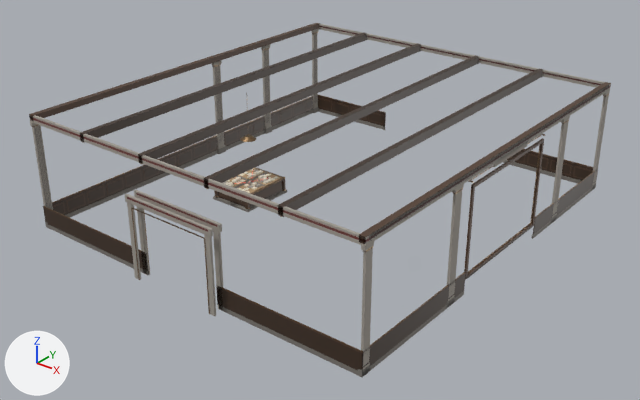
Before and after pictures for a commit that changed the glTF model public/assets/models/m5/ops.glb.
Both versions are drawn from a camera (50 mm lens) standing at (25.6, 89.9, 20.6) and looking at (0.2, 121.6, 1.0). Every picture has the same lights, and +X, +Y and +Z are marked at lower left. The picture after the commit comes second. Vertices at exactly the same position are counted once.

Objects in the first picture: 'm5_ops'.
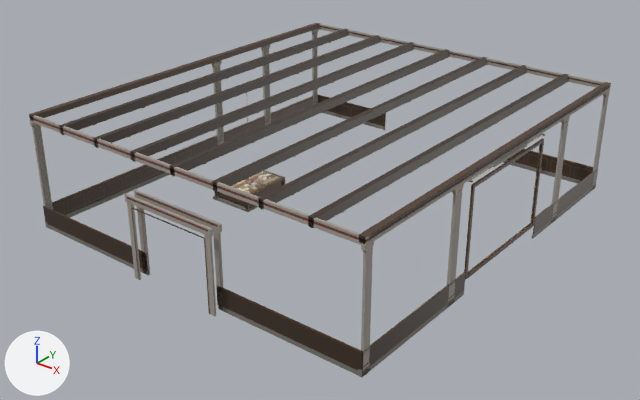
Changed parts and their boxes (x1, y1, x2, y2) in the pictures (640 x 400 px; the box of a moved part takes in the faces that stretch with it):
```json
{"part": 1, "of": "me_cube", "change": "moved or reshaped", "before": [80, 32, 367, 143], "after": [59, 29, 348, 135]}
{"part": 2, "of": "me_cube", "change": "moved or reshaped", "before": [138, 43, 421, 164], "after": [94, 35, 380, 148]}
{"part": 3, "of": "me_cube", "change": "moved or reshaped", "before": [204, 55, 480, 189], "after": [130, 42, 414, 161]}
{"part": 4, "of": "me_cube", "change": "moved or reshaped", "before": [278, 68, 543, 217], "after": [170, 49, 449, 176]}
{"part": 5, "of": "me_cube", "change": "added", "after": [212, 57, 487, 192]}
{"part": 6, "of": "me_cube", "change": "added", "after": [259, 65, 526, 210]}
{"part": 7, "of": "me_cube", "change": "added", "after": [308, 74, 569, 228]}
{"part": 8, "of": "me_cube", "change": "reshaped", "after": [205, 64, 552, 228]}
```

Scene script edits in JSON lines:
```json
{"block": "me_cube", "where": "# used by ob_m5_ops; location = (-9.77, 123.0, 0.11)"}
{"op": "remove", "block": "me_cube", "code": "me_cube.from_pydata(...)  # 11792 vertices, 22292 faces; spans x 0.0..19.6, y -11.3..10.8, z -0.1..5.9"}
{"op": "add", "block": "me_cube", "code": "me_cube.from_pydata(...)  # 13552 vertices, 25592 faces; spans x 0.0..19.6, y -11.3..10.8, z -0.1..5.9"}
{"block": "me_cube", "change": "me_cube part 1: the loose piece of 56 vertices spanning x 3.8..4.0, y -10.8..10.8, z 5.5..5.9 is moved by (-1.5, 0.0, 0.0)"}
{"block": "me_cube", "change": "me_cube part 2: the loose piece of 56 vertices spanning x 7.7..7.9, y -10.8..10.8, z 5.5..5.9 is moved by (-2.9, 0.0, 0.0)"}
{"block": "me_cube", "change": "me_cube part 3: the loose piece of 56 vertices spanning x 11.6..11.9, y -10.8..10.8, z 5.5..5.9 is moved by (-4.4, 0.0, 0.0)"}
{"block": "me_cube", "change": "me_cube part 4: the loose piece of 56 vertices spanning x 15.5..15.8, y -10.8..10.8, z 5.5..5.9 is moved by (-5.9, 0.0, 0.0)"}
{"block": "me_cube", "change": "me_cube part 5: the loose piece of 56 vertices spanning x 11.6..11.9, y -10.8..10.8, z 5.5..5.9 is copied, and the copy is moved by (0.5, 0.0, 0.0); it spans x 12.1..12.3, y -10.8..10.8, z 5.5..5.9"}
{"block": "me_cube", "change": "me_cube part 6: the loose piece of 56 vertices spanning x 15.5..15.8, y -10.8..10.8, z 5.5..5.9 is copied, and the copy is moved by (-1.0, 0.0, 0.0); it spans x 14.5..14.8, y -10.8..10.8, z 5.5..5.9"}
{"block": "me_cube", "change": "me_cube part 7: the loose piece of 56 vertices spanning x 15.5..15.8, y -10.8..10.8, z 5.5..5.9 is copied, and the copy is moved by (1.5, 0.0, 0.0); it spans x 17.0..17.2, y -10.8..10.8, z 5.5..5.9"}
{"block": "me_cube", "change": "me_cube part 8: 8 vertices removed from x 15.6..15.7, y -10.8..10.8, z 5.4..5.5; 960 vertices added at x 7.2..17.2, y -10.8..10.8, z 5.4..5.5"}
{"block": "me_cube", "change": "other edits to the shape of me_cube do not show in these pictures"}
```
